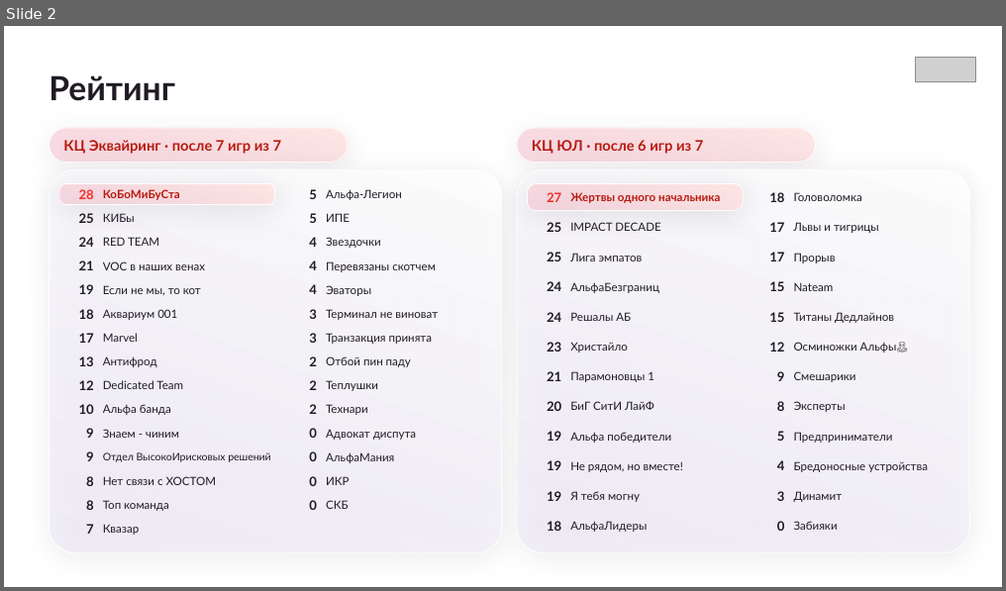
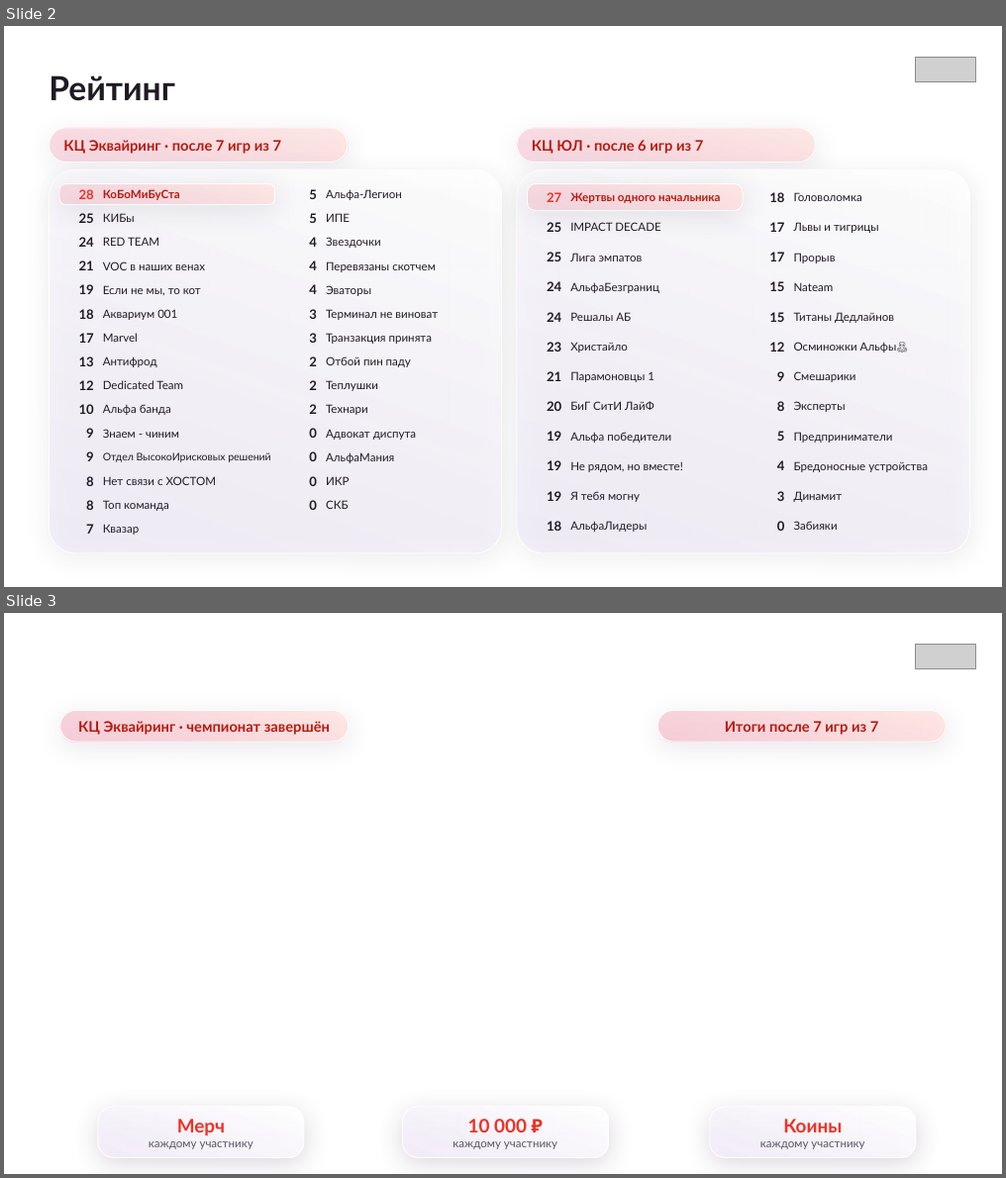
Before and after one commit to sdsds113/aboba, a slide deck: Мастер игры 18.11.2026.pptx. Shown one above the other, each under a label of ours: slide 2 before the commit, slides 2 and 3 after it. The pictures are 1006x591 and 1006x1178 pixels, drawn with LibreOffice and Linux fonts; fonts in the diff are those of the drawing; grey boxes stand for pictures; background and template pictures are left out. Boxes give left, top, right and bottom in pixels: in the first picture for what was removed or moved away, otherwise in the second. Text is boxed around its words. In the diff, an @@ line names an element or a change of style, - is before the commit and + after.

```diff
--- a/Мастер игры 18.11.2026.pptx
+++ b/Мастер игры 18.11.2026.pptx
@@ slide 3 added at (4,613,1002,1174), background picture (left out) @@
@@ picture added at (915,644,976,669) @@
@@ rounded rectangle added at (60,710,349,742), fill gradient #FFE6E3 to #F6C7D4, outline #FFFFFF 1 pt @@
@@ text added at (78,721,330,735), 14 pt, text #B81A0F, bold @@
+КЦ Эквайринг · чемпионат завершён
@@ rounded rectangle added at (657,710,945,742), fill gradient #FFE6E3 to #F6C7D4, outline #FFFFFF 1 pt @@
@@ text added at (725,721,879,735), 14 pt, text #B81A0F, bold @@
+Итоги после 7 игр из 7
@@ rounded rectangle added at (98,1107,304,1158), fill gradient #FFFFFF to #F3EEFA, outline #FFFFFF 1 pt @@
@@ rounded rectangle added at (402,1107,608,1158), fill gradient #FFFFFF to #F3EEFA, outline #FFFFFF 1 pt @@
@@ rounded rectangle added at (710,1107,916,1158), fill gradient #FFFFFF to #F3EEFA, outline #FFFFFF 1 pt @@
@@ text added at (149,1119,253,1150), 11 pt, text #5B5566 @@
+Мерч
+каждому участнику
@@ text added at (452,1119,557,1150), 11 pt, text #5B5566 @@
+10 000 ₽
+каждому участнику
@@ text added at (760,1119,864,1150), 11 pt, text #5B5566 @@
+Коины
+каждому участнику
```
Also in this commit, not shown: 1 other slide added.
